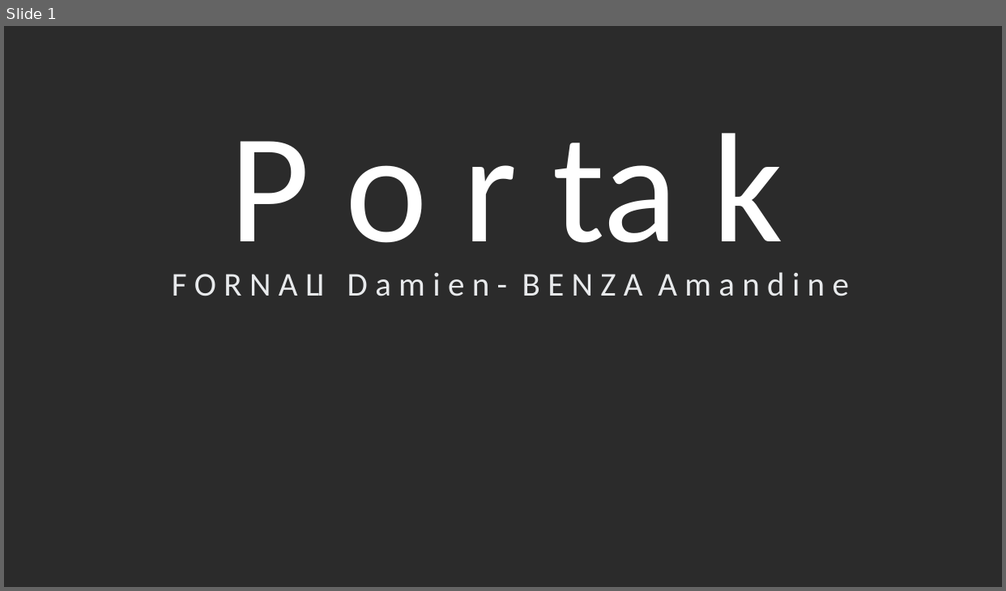
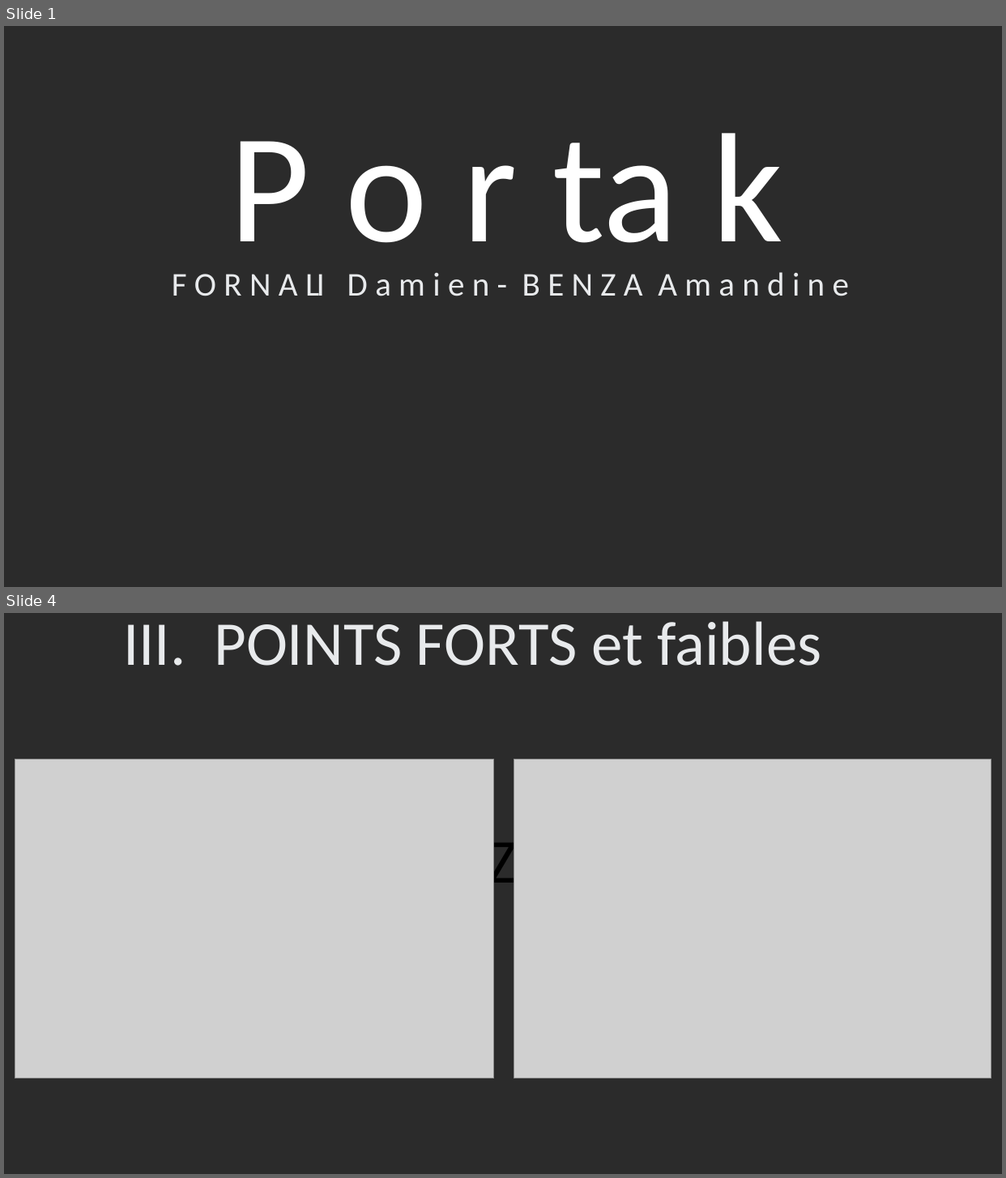
Before and after one commit to Damoy/Portak, a slide deck: Portak.pptx. Shown one above the other, each under a label of ours: slide 1 before the commit, slides 1 and 4 after it; the slides between them are not shown. The pictures are 1006x591 and 1006x1178 pixels, drawn with LibreOffice and Linux fonts; fonts in the diff are those of the drawing; grey boxes stand for pictures; background and template pictures are left out; a plain dark background stands for a picture behind light text. Boxes give left, top, right and bottom in pixels: in the first picture for what was removed or moved away, otherwise in the second. Text is boxed around its words. In the diff, an @@ line names an element or a change of style, - is before the commit and + after.

```diff
--- a/Portak.pptx
+++ b/Portak.pptx
@@ slide 4 added at bbox=[4, 613, 1002, 1174], background picture (left out) @@
@@ text added at bbox=[123, 621, 821, 666], 60 pt, text #E8EAEC @@
+III. POINTS FORTS et faibles
@@ picture added at bbox=[15, 759, 494, 1079] @@
@@ picture added at bbox=[514, 759, 991, 1079] @@
@@ title added at bbox=[488, 831, 518, 897], 60 pt, text #000000 @@
+Z
```
Also in this commit, not shown: 1 slide changed, 2 other slides added, 8 slides removed.
